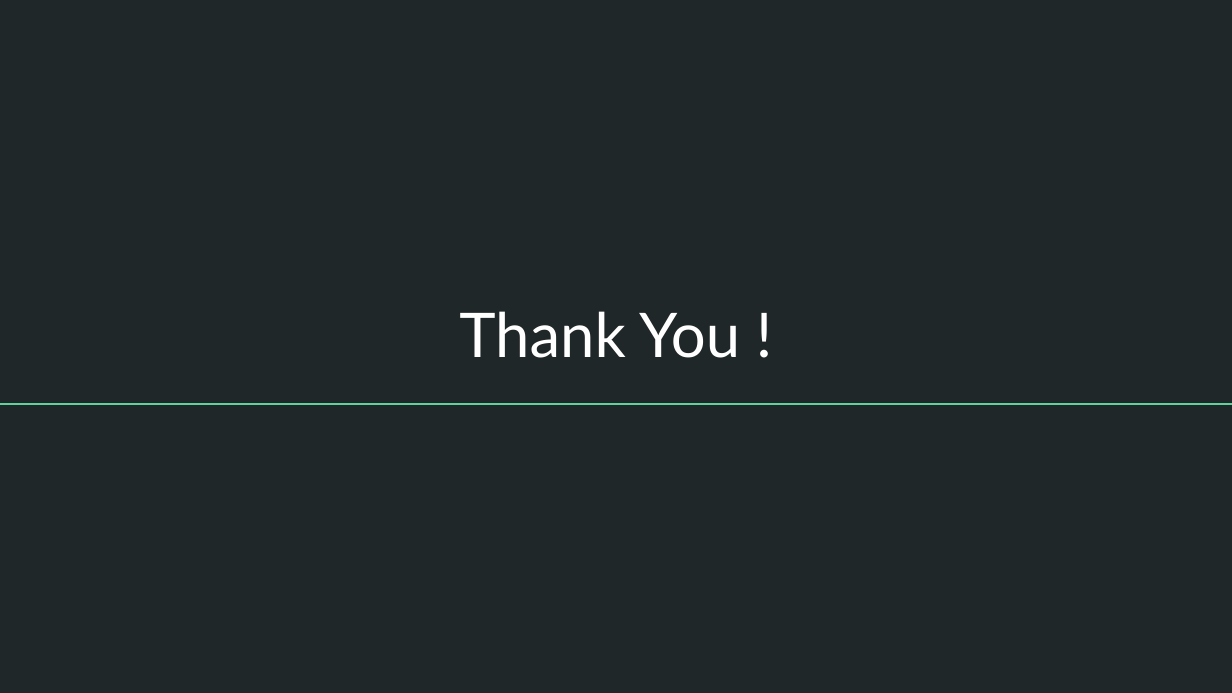
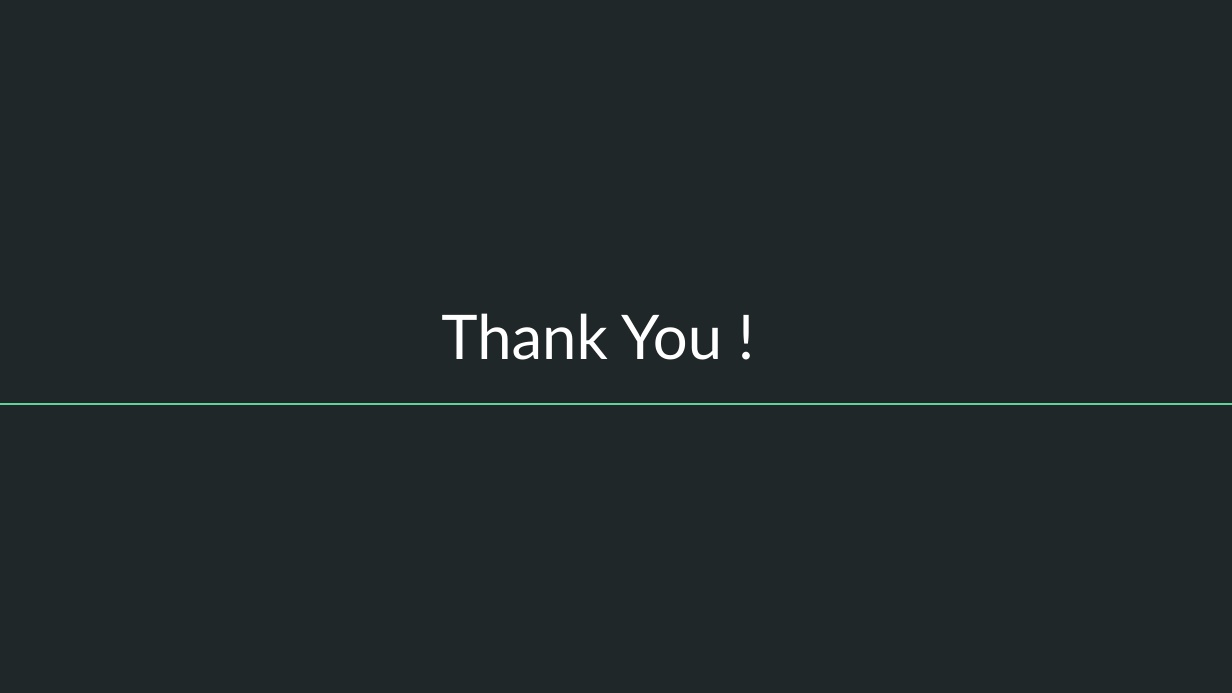
Before and after one commit to hoangphuc05/social_media_1, a slide deck: slide 7 of DBMS Final Project.pptx. Drawn at 1232x693 pixels with LibreOffice and Linux fonts; fonts in the diff are those of the drawing. Boxes give left, top, right and bottom in pixels: in the first picture for what was removed or moved away, otherwise in the second. Text is boxed around its words. In the diff, an @@ line names an element or a change of style, - is before the commit and + after.

```diff
--- a/DBMS Final Project.pptx
+++ b/DBMS Final Project.pptx
@@ title "Thank You !": place and size @@
-title "Thank You !" at <box>459,311,740,358</box>
+title "Thank You !" at <box>441,313,722,360</box>
```
Also in this commit, not shown: 5 other files.
